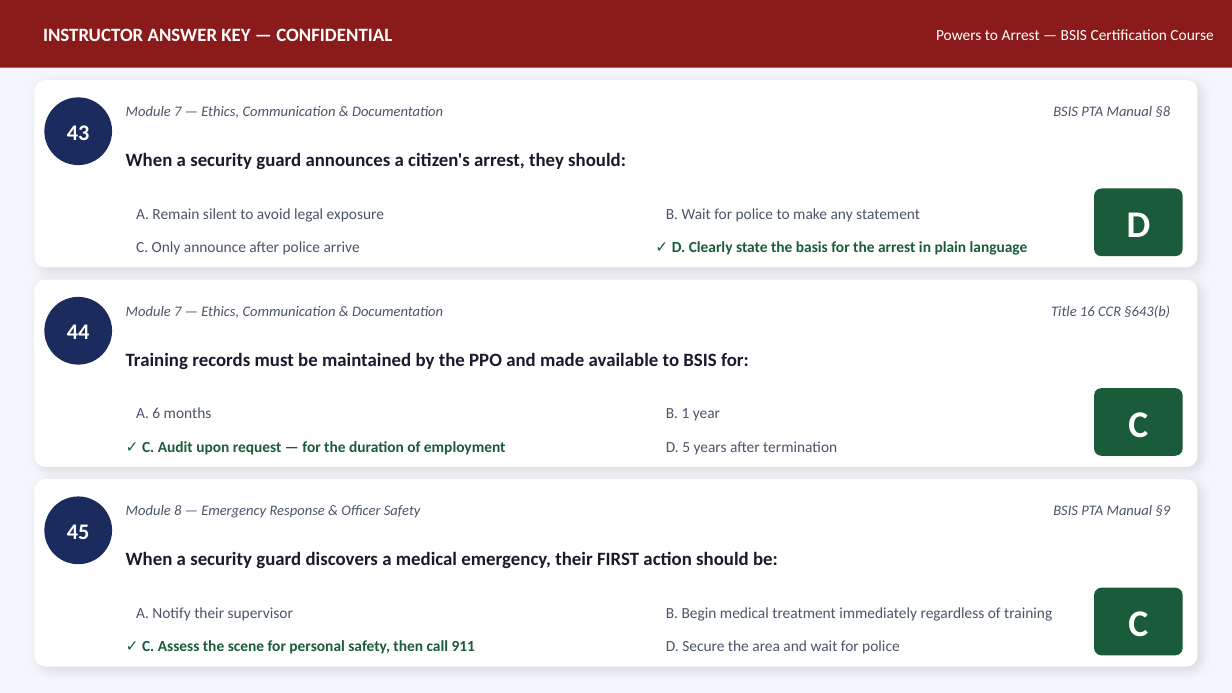
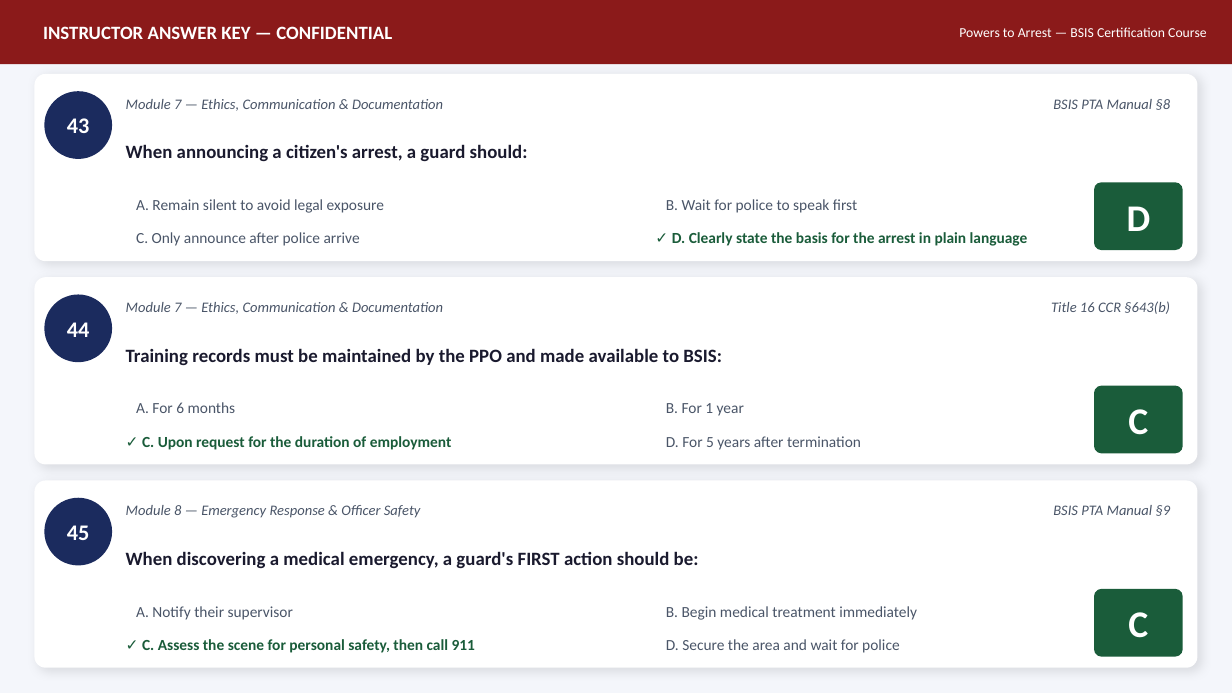
Before and after one commit to MaccPSLAW/Licensing-Live-Scans-, a slide deck: slide 17 of PSLAW-Courses/final-projects/Powers_to_Arrest_BSIS_Certification_MACCESS_INC-AnswerKey.pptx. Drawn at 1232x693 pixels with LibreOffice and Linux fonts; fonts in the diff are those of the drawing. Boxes give left, top, right and bottom in pixels: in the first picture for what was removed or moved away, otherwise in the second. Text is boxed around its words. In the diff, an @@ line names an element or a change of style, - is before the commit and + after.

Commit message:
feat: Powers to Arrest — BSIS Certification Course — Answer Key PPTX

```diff
--- a/PSLAW-Courses/final-projects/Powers_to_Arrest_BSIS_Certification_MACCESS_INC-AnswerKey.pptx
+++ b/PSLAW-Courses/final-projects/Powers_to_Arrest_BSIS_Certification_MACCESS_INC-AnswerKey.pptx
@@ rectangle: place and size @@
-rectangle at box(0, 0, 1232, 68)
+rectangle at box(0, 0, 1232, 64)
@@ text "Powers to Arrest — BSIS ...": place and size @@
-text "Powers to Arrest — BSIS ..." at box(936, 29, 1213, 40)
+text "Powers to Arrest — BSIS ..." at box(959, 27, 1206, 37)
@@ text "Powers to Arrest — BSIS ..." at box(959, 27, 1206, 37): size 9 to 8 pt @@
@@ text at box(126, 144, 528, 161): text changed @@
-When a security guard announces a citizen's arrest, they should:
+When announcing a citizen's arrest, a guard should:
@@ text at box(666, 199, 857, 213): text changed @@
-B. Wait for police to make any statement
+B. Wait for police to speak first
@@ 4 texts, 2 rounded rectangles, 1 ellipse: place and size @@
-4 texts, 2 rounded rectangles, 1 ellipse at box(34, 80, 1198, 267)
+4 texts, 2 rounded rectangles, 1 ellipse at box(34, 74, 1198, 261)
@@ 3 texts: place and size @@
-3 texts at box(136, 208, 1028, 255)
+3 texts at box(136, 199, 1028, 246)
@@ text "Module 7 — Ethics, Communication ...": place and size @@
-text "Module 7 — Ethics, Communication ..." at box(126, 306, 443, 318)
+text "Module 7 — Ethics, Communication ..." at box(126, 302, 443, 314)
@@ text "Title 16 CCR §643(b)": place and size @@
-text "Title 16 CCR §643(b)" at box(1051, 305, 1170, 318)
+text "Title 16 CCR §643(b)" at box(1051, 301, 1170, 314)
@@ text at box(126, 348, 722, 365): text changed @@
-Training records must be maintained by the PPO and made available to BSIS for:
+Training records must be maintained by the PPO and made available to BSIS:
@@ text at box(136, 402, 236, 413): text changed @@
-A. 6 months
+A. For 6 months
@@ text at box(666, 403, 744, 416): text changed @@
-B. 1 year
+B. For 1 year
@@ text at box(142, 436, 452, 450): text changed @@
-✓ C. Audit upon request — for the duration of employment
+✓ C. Upon request for the duration of employment
@@ text at box(666, 436, 861, 450): text changed @@
-D. 5 years after termination
+D. For 5 years after termination
@@ text at box(126, 551, 699, 568): text changed @@
-When a security guard discovers a medical emergency, their FIRST action should be:
+When discovering a medical emergency, a guard's FIRST action should be:
@@ text at box(666, 606, 917, 620): text changed @@
-B. Begin medical treatment immediately regardless of training
+B. Begin medical treatment immediately
```
Also in this commit, not shown: 21 other slides changed.
